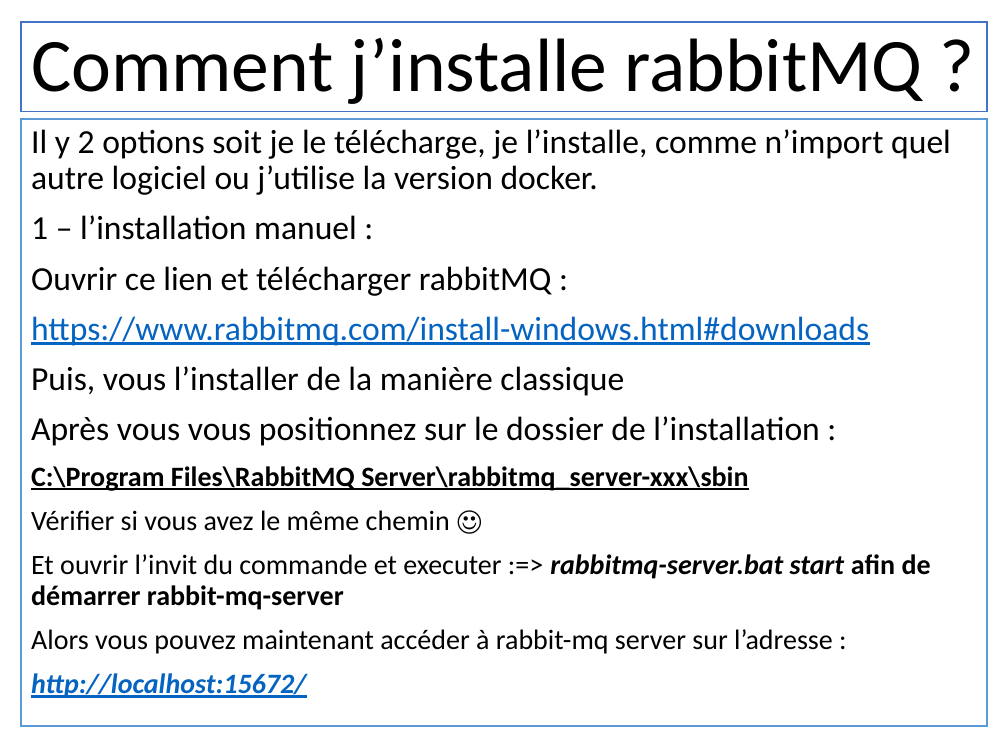
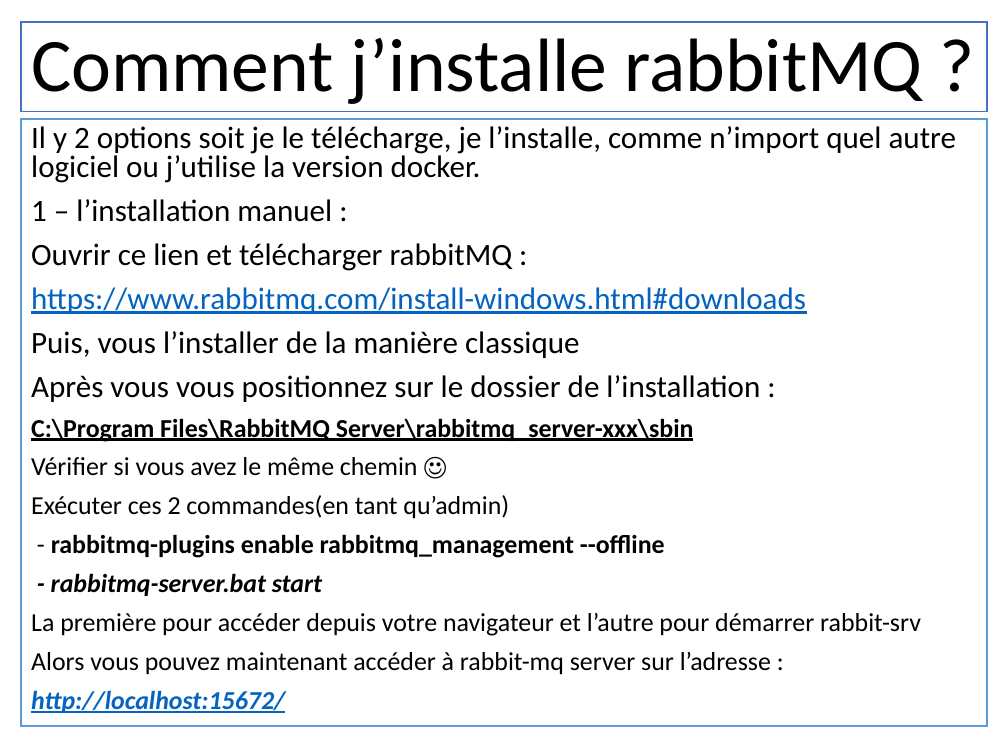
Before and after one commit to othman-bouazzaoui/rabbitmq, a slide deck: slide 16 of documentation/Rabbit-MQ.pptx. Drawn at 1008x756 pixels with LibreOffice and Linux fonts; fonts in the diff are those of the drawing. Boxes give left, top, right and bottom in pixels: in the first picture for what was removed or moved away, otherwise in the second. Text is boxed around its words. In the diff, an @@ line names an element or a change of style, - is before the commit and + after.

```diff
--- a/documentation/Rabbit-MQ.pptx
+++ b/documentation/Rabbit-MQ.pptx
@@ text in rectangle at [31, 126, 956, 713]: size 24 to 22.2 pt in "Il y 2 options soit je le ...", "1 – l’installation manuel :", "Ouvrir ce lien et télécharger rabbitMQ :", "https://www.rabbitmq.com/install-windows.html#downloads" and 2 more places; size 20 to 18.5 pt in "C:\Program Files\RabbitMQ Server\rabbitmq_server-xxx\sbin", "Vérifier si vous avez le même chemin ...", "Alors vous pouvez maintenant accéder à rabbit-mq ...", "http://localhost:15672/"; line spacing 0.9 to 0.8 @@
@@ text in rectangle at [31, 495, 921, 636]: text changed; size 20 to 18.5 pt; bold off @@
-Et ouvrir l’invit du commande et executer :=> rabbitmq-server.bat start afin de démarrer rabbit-mq-server
+Exécuter ces 2 commandes(en tant qu’admin)
+- rabbitmq-plugins enable rabbitmq_management --offline
+- rabbitmq-server.bat start
+La première pour accéder depuis votre navigateur et l’autre pour démarrer rabbit-srv
```
Also in this commit, not shown: 11 other slides changed, 2 other files.
